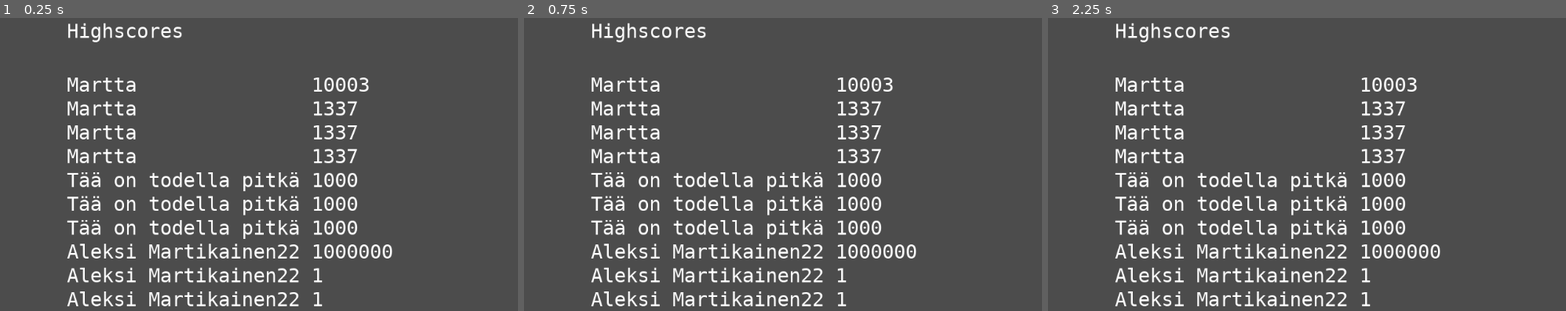
Above: before the commit, frames 1-3 (left to right).
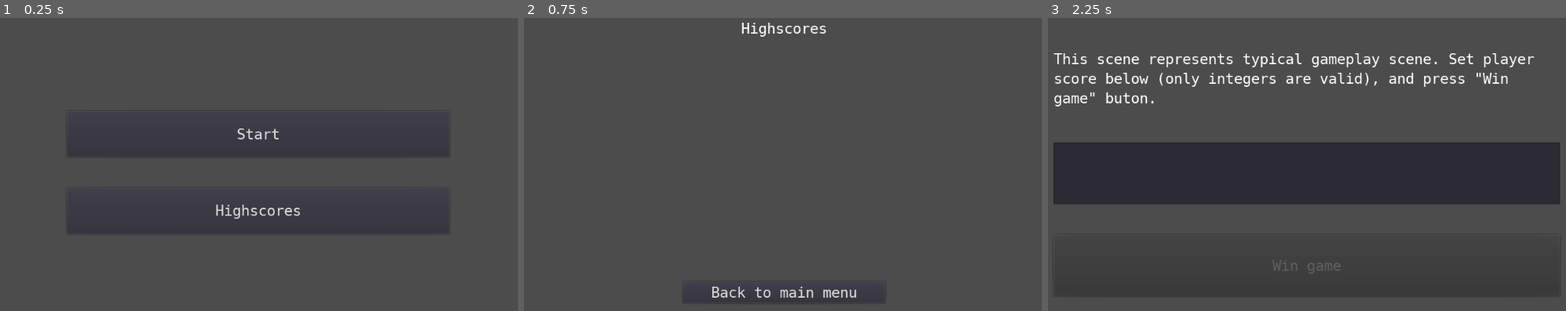
Above: after the commit, the same moments.

Repository: M4R774/highscores-client-godot-example
Game: Godot game, scene res://Scenes/main_menu.tscn
The game is run twice, just before and just after one commit, with the same random seed, the same clock (stepped at 60 frames per second) and the same inputs. Before the commit the project starts from res://Highscores.tscn.
Inputs (mouse positions are in pixels of both pictures, inside the frame that each line leads up to):
- Up to frame 1 (0.25 s): no input
- Up to frame 2 (0.75 s): click (783, 211) at 0.5 s, where only the run after the commit has a clickable "Highscores"
- Up to frame 3 (2.25 s): click (1307, 293) at 1.25 s, where only the run after the commit has a clickable "Back to main menu"; click (1307, 135) at 2 s, where only the run after the commit has a clickable "Start"

The runs differ from the first frame. In frame 1, 8.9% of the frame differs, in the area x 12-76%, y 1-99%; in frame 2, 8.8%; in frame 3, 30%, in the area x 1-99%, y 1-99%.

Commit message:
Add menu, gameplay and palyer score submit features

Diff:
--- a/Highscores.tscn
+++ /dev/null
@@ -1,53 +0,0 @@
-[gd_scene load_steps=3 format=2]
-
-[ext_resource path="res://Scripts/highscores.gd" type="Script" id=1]
-[ext_resource path="res://theme.tres" type="Theme" id=2]
-
-[node name="Highscores" type="Control"]
-anchor_right = 1.0
-anchor_bottom = 1.0
-
-[node name="MarginContainer" type="MarginContainer" parent="."]
-margin_right = 1029.0
-margin_bottom = 583.0
-custom_constants/margin_right = 200
-custom_constants/margin_top = 50
-custom_constants/margin_left = 200
-custom_constants/margin_bottom = 100
-
-[node name="VBoxContainer" type="VBoxContainer" parent="MarginContainer"]
-margin_left = 200.0
-margin_top = 50.0
-margin_right = 829.0
-margin_bottom = 528.0
-custom_constants/separation = 50
-
-[node name="HTTPRequest" type="HTTPRequest" parent="MarginContainer/VBoxContainer"]
-script = ExtResource( 1 )
-GAME_NAME = "demo-vaan"
-BACK_END_URL = "martta.tk/highscores/"
-
-[node name="Title" type="Label" parent="MarginContainer/VBoxContainer"]
-margin_right = 629.0
-margin_bottom = 38.0
-theme = ExtResource( 2 )
-text = "Highscores"
-
-[node name="Scores" type="RichTextLabel" parent="MarginContainer/VBoxContainer"]
-margin_top = 88.0
-margin_right = 629.0
-margin_bottom = 478.0
-size_flags_horizontal = 3
-size_flags_vertical = 3
-theme = ExtResource( 2 )
-text = "Martta               10003
-Martta               1337
-Martta               1337
-Martta               1337
-Tää on todella pitkä 1000
-Tää on todella pitkä 1000
-Tää on todella pitkä 1000
-Aleksi Martikainen22 1000000
-Aleksi Martikainen22 1
-Aleksi Martikainen22 1"
-fit_content_height = true
--- a/Gameplay.tscn
+++ b/Scenes/gameplay.tscn
@@ -1,9 +1,10 @@
-[gd_scene load_steps=3 format=2]
+[gd_scene load_steps=4 format=2]
 
-[ext_resource path="res://theme.tres" type="Theme" id=1]
-[ext_resource path="res://Scripts/gameplay.gd" type="Script" id=2]
+[ext_resource path="res://Scripts/score_validator.gd" type="Script" id=1]
+[ext_resource path="res://Scripts/to_highscores.gd" type="Script" id=2]
+[ext_resource path="res://theme.tres" type="Theme" id=3]
 
-[node name="Control" type="Control"]
+[node name="Gameplay" type="Control"]
 anchor_right = 1.0
 anchor_bottom = 1.0
 
@@ -26,27 +27,29 @@
 
 [node name="Explanation" type="Label" parent="MarginContainer/VBoxContainer"]
 margin_right = 826.0
-margin_bottom = 161.0
+margin_bottom = 101.0
 size_flags_horizontal = 3
 size_flags_vertical = 7
-theme = ExtResource( 1 )
+theme = ExtResource( 3 )
 text = "This scene represents typical gameplay scene. Set player score below (only integers are valid), and press \"Win game\" buton."
 autowrap = true
 
 [node name="Score" type="LineEdit" parent="MarginContainer/VBoxContainer"]
-margin_top = 211.0
+margin_top = 151.0
 margin_right = 826.0
-margin_bottom = 282.0
+margin_bottom = 252.0
 size_flags_horizontal = 3
 size_flags_vertical = 3
-theme = ExtResource( 1 )
+theme = ExtResource( 3 )
+script = ExtResource( 1 )
 
 [node name="Submit" type="Button" parent="MarginContainer/VBoxContainer"]
-margin_top = 332.0
+margin_top = 302.0
 margin_right = 826.0
 margin_bottom = 403.0
 size_flags_horizontal = 3
 size_flags_vertical = 3
-theme = ExtResource( 1 )
+theme = ExtResource( 3 )
+disabled = true
 text = "Win game"
 script = ExtResource( 2 )
--- /dev/null
+++ b/Scenes/highscores.tscn
@@ -0,0 +1,133 @@
+[gd_scene load_steps=6 format=2]
+
+[ext_resource path="res://Scripts/to_main_menu.gd" type="Script" id=1]
+[ext_resource path="res://submit_highscore.gd" type="Script" id=2]
+[ext_resource path="res://Scripts/highscore_manager.gd" type="Script" id=3]
+[ext_resource path="res://theme.tres" type="Theme" id=4]
+[ext_resource path="res://Scenes/name_field.gd" type="Script" id=5]
+
+[node name="Highscores" type="Control"]
+anchor_right = 1.0
+anchor_bottom = 1.0
+
+[node name="Scoreboard" type="MarginContainer" parent="."]
+margin_right = 1030.0
+margin_bottom = 614.0
+custom_constants/margin_right = 200
+custom_constants/margin_top = 50
+custom_constants/margin_left = 200
+custom_constants/margin_bottom = 100
+
+[node name="VBoxContainer" type="VBoxContainer" parent="Scoreboard"]
+margin_left = 200.0
+margin_top = 50.0
+margin_right = 830.0
+margin_bottom = 514.0
+custom_constants/separation = 50
+
+[node name="Title" type="Label" parent="Scoreboard/VBoxContainer"]
+margin_right = 630.0
+margin_bottom = 29.0
+theme = ExtResource( 4 )
+text = "Highscores"
+align = 1
+valign = 1
+
+[node name="MarginContainer" type="MarginContainer" parent="Scoreboard/VBoxContainer"]
+margin_top = 79.0
+margin_right = 630.0
+margin_bottom = 109.0
+custom_constants/margin_left = 150
+
+[node name="Scores" type="RichTextLabel" parent="Scoreboard/VBoxContainer/MarginContainer"]
+margin_left = 150.0
+margin_right = 630.0
+margin_bottom = 30.0
+size_flags_horizontal = 3
+size_flags_vertical = 3
+theme = ExtResource( 4 )
+fit_content_height = true
+scroll_active = false
+script = ExtResource( 3 )
+
+[node name="MarginContainer2" type="MarginContainer" parent="Scoreboard/VBoxContainer"]
+margin_top = 429.0
+margin_right = 630.0
+margin_bottom = 464.0
+size_flags_horizontal = 11
+size_flags_vertical = 14
+custom_constants/margin_right = 150
+custom_constants/margin_left = 150
+
+[node name="Back to main menu" type="Button" parent="Scoreboard/VBoxContainer/MarginContainer2"]
+margin_left = 150.0
+margin_right = 480.0
+margin_bottom = 35.0
+size_flags_horizontal = 3
+size_flags_vertical = 3
+theme = ExtResource( 4 )
+text = "Back to main menu"
+script = ExtResource( 1 )
+
+[node name="Playername_prompt" type="MarginContainer" parent="."]
+visible = false
+margin_right = 1025.0
+margin_bottom = 600.0
+mouse_filter = 2
+size_flags_horizontal = 3
+size_flags_vertical = 3
+custom_constants/margin_right = 200
+custom_constants/margin_top = 200
+custom_constants/margin_left = 200
+custom_constants/margin_bottom = 200
+
+[node name="PanelContainer" type="PanelContainer" parent="Playername_prompt"]
+margin_left = 200.0
+margin_top = 200.0
+margin_right = 825.0
+margin_bottom = 400.0
+
+[node name="MarginContainer" type="MarginContainer" parent="Playername_prompt/PanelContainer"]
+margin_left = 7.0
+margin_top = 7.0
+margin_right = 618.0
+margin_bottom = 193.0
+custom_constants/margin_right = 50
+custom_constants/margin_left = 50
+
+[node name="VBoxContainer" type="VBoxContainer" parent="Playername_prompt/PanelContainer/MarginContainer"]
+margin_left = 50.0
+margin_top = 33.0
+margin_right = 561.0
+margin_bottom = 153.0
+size_flags_horizontal = 5
+size_flags_vertical = 4
+custom_constants/separation = 20
+
+[node name="Label" type="Label" parent="Playername_prompt/PanelContainer/MarginContainer/VBoxContainer"]
+margin_right = 511.0
+margin_bottom = 61.0
+theme = ExtResource( 4 )
+text = "Congratulations! You made it to top 10! What is your name?"
+autowrap = true
+
+[node name="HBoxContainer" type="HBoxContainer" parent="Playername_prompt/PanelContainer/MarginContainer/VBoxContainer"]
+margin_top = 81.0
+margin_right = 511.0
+margin_bottom = 120.0
+custom_constants/separation = 10
+
+[node name="NameField" type="LineEdit" parent="Playername_prompt/PanelContainer/MarginContainer/VBoxContainer/HBoxContainer"]
+margin_right = 405.0
+margin_bottom = 39.0
+size_flags_horizontal = 3
+theme = ExtResource( 4 )
+script = ExtResource( 5 )
+
+[node name="Submit" type="Button" parent="Playername_prompt/PanelContainer/MarginContainer/VBoxContainer/HBoxContainer"]
+margin_left = 415.0
+margin_right = 511.0
+margin_bottom = 39.0
+theme = ExtResource( 4 )
+text = "Submit"
+script = ExtResource( 2 )
--- /dev/null
+++ b/Scenes/main_menu.tscn
@@ -0,0 +1,45 @@
+[gd_scene load_steps=4 format=2]
+
+[ext_resource path="res://to_gameplay.gd" type="Script" id=1]
+[ext_resource path="res://Scripts/to_highscores.gd" type="Script" id=2]
+[ext_resource path="res://theme.tres" type="Theme" id=3]
+
+[node name="Main menu" type="Control"]
+anchor_right = 1.0
+anchor_bottom = 1.0
+
+[node name="MarginContainer" type="MarginContainer" parent="."]
+margin_right = 1024.0
+margin_bottom = 601.0
+size_flags_horizontal = 3
+size_flags_vertical = 3
+custom_constants/margin_right = 200
+custom_constants/margin_top = 200
+custom_constants/margin_left = 200
+custom_constants/margin_bottom = 200
+
+[node name="VBoxContainer" type="VBoxContainer" parent="MarginContainer"]
+margin_left = 200.0
+margin_top = 200.0
+margin_right = 824.0
+margin_bottom = 401.0
+custom_constants/separation = 50
+
+[node name="Start" type="Button" parent="MarginContainer/VBoxContainer"]
+margin_right = 624.0
+margin_bottom = 75.0
+size_flags_horizontal = 3
+size_flags_vertical = 3
+theme = ExtResource( 3 )
+text = "Start"
+script = ExtResource( 1 )
+
+[node name="Highscores" type="Button" parent="MarginContainer/VBoxContainer"]
+margin_top = 125.0
+margin_right = 624.0
+margin_bottom = 201.0
+size_flags_horizontal = 3
+size_flags_vertical = 3
+theme = ExtResource( 3 )
+text = "Highscores"
+script = ExtResource( 2 )
--- /dev/null
+++ b/Scenes/name_field.gd
@@ -0,0 +1,10 @@
+extends LineEdit
+
+
+func _ready():
+	if HIGHSCORE_SINGLETON.PLAYER_NAME != null:
+		$".".text = HIGHSCORE_SINGLETON.PLAYER_NAME
+	var _result = self.connect("text_changed", self, "text_changed")
+
+func text_changed(new_text):
+	HIGHSCORE_SINGLETON.PLAYER_NAME = new_text
--- /dev/null
+++ b/Scripts/HIGHSCORE_SINGLETON.gd
@@ -0,0 +1,13 @@
+extends Node2D
+
+var PLAYER_NAME = null
+var SCORE = null
+
+var GAME_NAME : String = "demo-vaan"
+# TODO: Find a way to store this value externally
+var BACK_END_URL : String = "http://localhost:8080/highscores/" # REMEMBER TO ADD "http://"
+
+func _ready():
+	assert(GAME_NAME != "")
+	assert(BACK_END_URL != "")
+	# TODO: Check if url is valid (need to contain http for example)
--- a/Scripts/gameplay.gd
+++ /dev/null
@@ -1,11 +0,0 @@
-extends Button
-
-
-# Declare member variables here. Examples:
-# var a = 2
-# var b = "text"
-
-
-# Called when the node enters the scene tree for the first time.
-func _ready():
-	pass # Replace with function body.
--- /dev/null
+++ b/Scripts/highscore_manager.gd
@@ -0,0 +1,60 @@
+extends RichTextLabel
+
+var http_client = HTTPClient.new()
+
+
+func _ready():
+	$"../../../../Playername_prompt".visible = false
+	update_highscores_table()
+	check_if_players_score_is_high_enough()
+
+
+func update_highscores_table():
+	var request = HTTPRequest.new()
+	add_child(request)
+	request.connect("request_completed", self, "_on_get_highscores_request_completed")
+	request.request(HIGHSCORE_SINGLETON.BACK_END_URL + HIGHSCORE_SINGLETON.GAME_NAME)
+	#request.queue_free()
+
+
+func _on_get_highscores_request_completed(_result, _response_code, _headers, body):
+	print("Got response")
+	var response_body = body.get_string_from_utf8()
+	$".".text = response_body
+
+
+func check_if_players_score_is_high_enough():
+	if HIGHSCORE_SINGLETON.SCORE == null:
+		return
+	var request = HTTPRequest.new()
+	add_child(request)
+	request.connect("request_completed", self, "_on_check_if_high_enough_request_completed")
+	request.request(HIGHSCORE_SINGLETON.BACK_END_URL + HIGHSCORE_SINGLETON.GAME_NAME +
+			"?score=" + str(HIGHSCORE_SINGLETON.SCORE))
+	#request.queue_free()
+
+
+func _on_check_if_high_enough_request_completed(_result, _response_code, _headers, body):
+	var response_body = body.get_string_from_utf8()
+	if response_body == "true":
+		$"../../../../Playername_prompt".visible = true
+	else:
+		print("Score is not high enough...")
+
+
+func post_highscores_online():
+	var url = HIGHSCORE_SINGLETON.BACK_END_URL + HIGHSCORE_SINGLETON.GAME_NAME
+	var payload_dict = {"name":HIGHSCORE_SINGLETON.PLAYER_NAME, "score":HIGHSCORE_SINGLETON.SCORE}
+	var payload_string = http_client.query_string_from_dict(payload_dict)
+	var headers = ["Content-Type: application/x-www-form-urlencoded",
+				   "Content-Length: " + str(payload_string.length())]
+	var request = HTTPRequest.new()
+	add_child(request)
+	request.connect("request_completed", self, "_on_post_highscores_request_completed")
+	request.request(url, headers, false, HTTPClient.METHOD_POST, payload_string)
+	HIGHSCORE_SINGLETON.SCORE = null
+	#request.queue_free()
+
+
+func _on_post_highscores_request_completed(_result, _response_code, _headers, body):
+	update_highscores_table()
--- a/Scripts/highscores.gd
+++ /dev/null
@@ -1,27 +0,0 @@
-extends HTTPRequest
-
-var http = HTTPClient.new()
-export var GAME_NAME : String
-export var BACK_END_URL : String
-
-func _ready():
-	assert(GAME_NAME != "")
-	assert(BACK_END_URL != "")
-	self.connect("request_completed", self, "_on_request_completed")
-	get_highscores_online()
-
-func get_highscores_online():
-	$".".request(BACK_END_URL + GAME_NAME)
-
-func post_highscores_online(username, score):
-	var url = BACK_END_URL + GAME_NAME
-	var payload_dict = {"name":username, "score":score}
-	var payload_string = http.query_string_from_dict(payload_dict)
-	var headers = ["Content-Type: application/x-www-form-urlencoded",
-				   "Content-Length: " + str(payload_string.length())]
-	$HTTPRequest.request(url, headers, false, HTTPClient.METHOD_POST, payload_string)
-
-func _on_request_completed(result, response_code, headers, body):
-	var response_body = body.get_string_from_utf8()
-	print(response_body)
-	$"../Scores".text = response_body
--- /dev/null
+++ b/Scripts/score_validator.gd
@@ -0,0 +1,12 @@
+extends LineEdit
+
+func _ready():
+	var _result = self.connect("text_changed", self, "text_changed")
+
+func text_changed(new_text):
+	if new_text.is_valid_integer():
+		$"../Submit".disabled = false
+		HIGHSCORE_SINGLETON.SCORE = int(new_text)
+	else:
+		$"../Submit".disabled = true
+		HIGHSCORE_SINGLETON.SCORE = null
--- /dev/null
+++ b/Scripts/to_highscores.gd
@@ -0,0 +1,5 @@
+extends Button
+
+
+func _pressed():
+	var _result = get_tree().change_scene("res://Scenes/highscores.tscn")
--- /dev/null
+++ b/Scripts/to_main_menu.gd
@@ -0,0 +1,5 @@
+extends Button
+
+
+func _pressed():
+	var _result = get_tree().change_scene("res://Scenes/main_menu.tscn")
--- a/project.godot
+++ b/project.godot
@@ -11,8 +11,12 @@
 [application]
 
 config/name="highscore-demo"
-run/main_scene="res://Highscores.tscn"
+run/main_scene="res://Scenes/main_menu.tscn"
 config/icon="res://icon.png"
+
+[autoload]
+
+HIGHSCORE_SINGLETON="*res://Scripts/HIGHSCORE_SINGLETON.gd"
 
 [gui]
 
--- /dev/null
+++ b/submit_highscore.gd
@@ -0,0 +1,6 @@
+extends Button
+
+
+func _pressed():
+	$"../../../../..".visible = false
+	$"../../../../../../Scoreboard/VBoxContainer/MarginContainer/Scores".post_highscores_online()
--- a/theme.tres
+++ b/theme.tres
@@ -3,7 +3,7 @@
 [ext_resource path="res://Fonts/VeraMono.ttf" type="DynamicFontData" id=1]
 
 [sub_resource type="DynamicFont" id=1]
-size = 32
+size = 24
 font_data = ExtResource( 1 )
 
 [resource]
--- /dev/null
+++ b/to_gameplay.gd
@@ -0,0 +1,5 @@
+extends Button
+
+
+func _pressed():
+	var _result = get_tree().change_scene("res://Scenes/gameplay.tscn")
